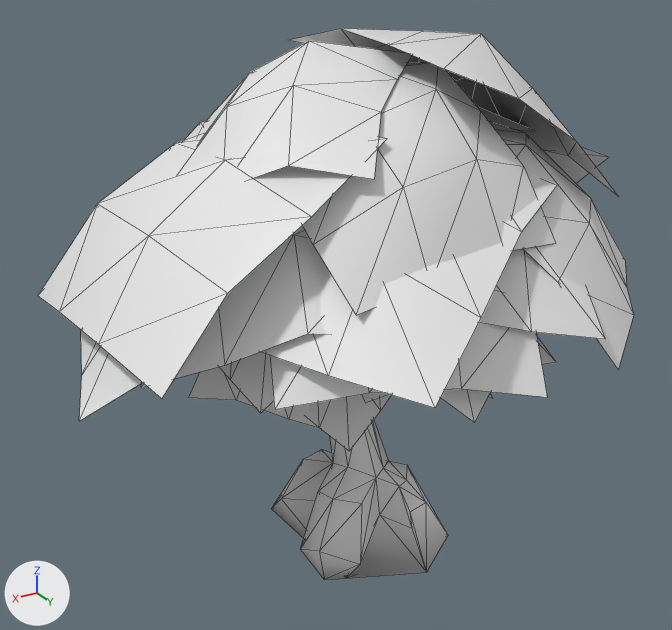
A saved change to the glTF model client/assets/models/trees/tree_3.glb.
Both versions are drawn from a camera (50 mm lens) standing at (0.0947, 0.1497, 0.1217) and looking at (-0.0003, -0.0086, 0.0425). The lights are fixed; the arrows at lower left show +X, +Y and +Z. Mesh edges are drawn as thin lines. Where no turn or scale is listed for an object, it has been applied to the vertices. Vertices at the same position are counted once.

Objects in the first picture: 'tree_3'.
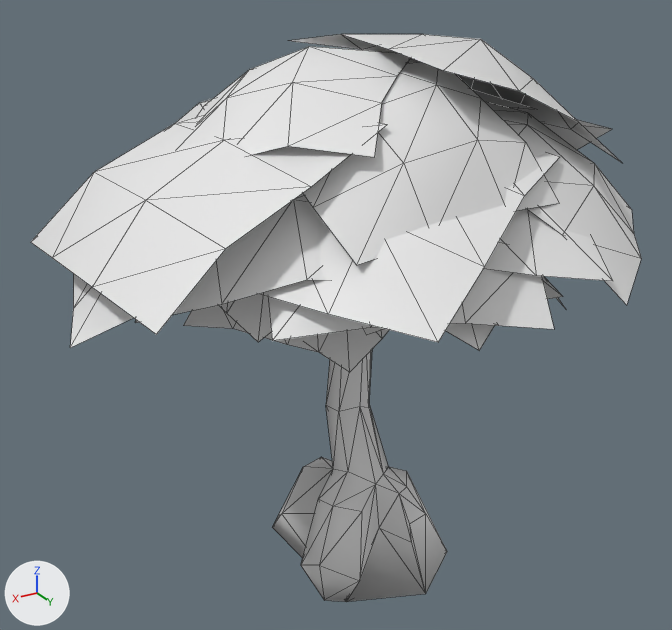
What differs and where, as boxes (x1, y1, x2, y2) in the pictures (672 x 630 px; the box of a moved part takes in the faces that stretch with it):
'tree_3', reshaped: before (38, 28, 634, 580); after (31, 34, 641, 602)
part 1 of me_tree_3, moved or reshaped: before (180, 41, 412, 179); after (179, 46, 410, 157)
part 2 of me_tree_3, moved or reshaped: before (480, 246, 606, 339); after (484, 206, 613, 281)
part 3 of me_tree_3, moved or reshaped: before (309, 394, 391, 451); after (309, 329, 389, 372)
part 4 of me_tree_3, moved or reshaped: before (219, 352, 274, 413); after (219, 294, 272, 342)
part 5 of me_tree_3, moved or reshaped: before (440, 389, 490, 423); after (446, 323, 495, 350)
part 6 of me_tree_3, moved or reshaped: before (141, 225, 326, 388); after (135, 193, 326, 323)
part 7 of me_tree_3, moved or reshaped: before (406, 62, 429, 66); after (407, 59, 420, 63)
part 8 of me_tree_3, moved or reshaped: before (289, 28, 618, 196); after (290, 34, 622, 163)
part 9 of me_tree_3, moved or reshaped: before (185, 120, 207, 140); after (176, 99, 212, 123)
part 10 of me_tree_3, moved or reshaped: before (38, 134, 386, 399); after (31, 116, 387, 334)
part 11 of me_tree_3, moved or reshaped: before (478, 107, 609, 183); after (472, 89, 612, 150)
part 12 of me_tree_3, moved or reshaped: before (261, 180, 557, 408); after (259, 152, 560, 342)
part 13 of me_tree_3, moved or reshaped: before (303, 63, 555, 315); after (303, 62, 559, 265)
part 14 of me_tree_3, moved or reshaped: before (79, 121, 634, 580); after (70, 102, 641, 602)

Patch to the scene script:
```diff
--- a/client/assets/models/trees/tree_3.glb.py
+++ b/client/assets/models/trees/tree_3.glb.py
@@ me_tree_3 @@
 # used by ob_tree_3; location = (0.0, 0.0, 0.0)
-me_tree_3.from_pydata(...)  # 619 vertices, 759 faces; spans x -0.0634..0.0606, y -0.0634..0.0534, z -0.0218..0.1019
+me_tree_3.from_pydata(...)  # 619 vertices, 759 faces; spans x -0.0634..0.0606, y -0.0634..0.0534, z -0.0286..0.1009
+# me_tree_3 part 1: the loose piece of 16 vertices spanning x -0.0087..0.0413, y -0.0245..0.0302, z 0.0762..0.1016 is scaled about its middle by (1, 1, 0.752), then moved by (0.0, 0.0, 0.0022)
+# me_tree_3 part 2: the loose piece of 16 vertices spanning x -0.0364..0.0173, y -0.0032..0.049, z 0.0549..0.0826 is scaled about its middle by (1, 1, 0.752), then moved by (0.0, 0.0, 0.0072)
+# me_tree_3 part 3: the loose piece of 16 vertices spanning x -0.0019..0.0249, y 0.0033..0.031, z 0.0359..0.0561 is scaled about its middle by (1, 1, 0.752), then moved by (0.0, 0.0, 0.0128)
+# me_tree_3 part 4: the loose piece of 16 vertices spanning x 0.0025..0.036, y -0.009..0.0253, z 0.0448..0.0719 is scaled about its middle by (1, 1, 0.752), then moved by (0.0, 0.0, 0.0098)
+# me_tree_3 part 5: the loose piece of 16 vertices spanning x -0.0224..0.0237, y 0.0014..0.0463, z 0.0447..0.0722 is scaled about its middle by (1, 1, 0.752), then moved by (0.0, 0.0, 0.0098)
+# me_tree_3 part 6: the loose piece of 16 vertices spanning x 0.0005..0.0529, y -0.0165..0.0385, z 0.0517..0.0807 is scaled about its middle by (1, 1, 0.752), then moved by (0.0, 0.0, 0.0078)
+# me_tree_3 part 7: the loose piece of 16 vertices spanning x -0.0422..0.0171, y -0.0473..-0.0001, z 0.0596..0.0955 is scaled about its middle by (1, 1, 0.752), then moved by (0.0, 0.0, 0.005)
+# me_tree_3 part 8: the loose piece of 16 vertices spanning x -0.0462..0.0018, y -0.0247..0.0268, z 0.0708..0.1019 is scaled about its middle by (1, 1, 0.752), then moved by (0.0, 0.0, 0.0028)
+# me_tree_3 part 9: the loose piece of 16 vertices spanning x -0.0216..0.0495, y -0.0614..-0.0094, z 0.0356..0.0925 is scaled about its middle by (1, 1, 0.752), then moved by (0.0, 0.0, 0.0084)
+# me_tree_3 part 10: the loose piece of 16 vertices spanning x 0.0112..0.0584, y -0.0292..0.0308, z 0.0533..0.0887 is scaled about its middle by (1, 1, 0.752), then moved by (0.0, 0.0, 0.0066)
+# me_tree_3 part 11: the loose piece of 16 vertices spanning x -0.061..-0.0105, y -0.0504..0.0081, z 0.0335..0.0895 is scaled about its middle by (1, 1, 0.752), then moved by (0.0, 0.0, 0.009)
+# me_tree_3 part 12: the loose piece of 16 vertices spanning x -0.0253..0.0461, y -0.0176..0.0534, z 0.0548..0.0835 is scaled about its middle by (1, 1, 0.752), then moved by (0.0, 0.0, 0.0071)
+# me_tree_3 part 13: the loose piece of 16 vertices spanning x -0.0194..0.0272, y 0.0025..0.0384, z 0.0646..0.0961 is scaled about its middle by (1, 1, 0.752), then moved by (0.0, 0.0, 0.0043)
+# me_tree_3 part 14: 171 of 619 vertices moved; they spanned x -0.0634..0.0606, y -0.0379..0.0497, z -0.0218..0.0865 and now span x -0.0634..0.0606, y -0.0379..0.0497, z -0.0286..0.0893; mean shift (0.0, 0.0, 0.0063); largest move (0.0087, 0.0265, 0.061) -> (0.0004, -0.0048, 0.0691)
```
